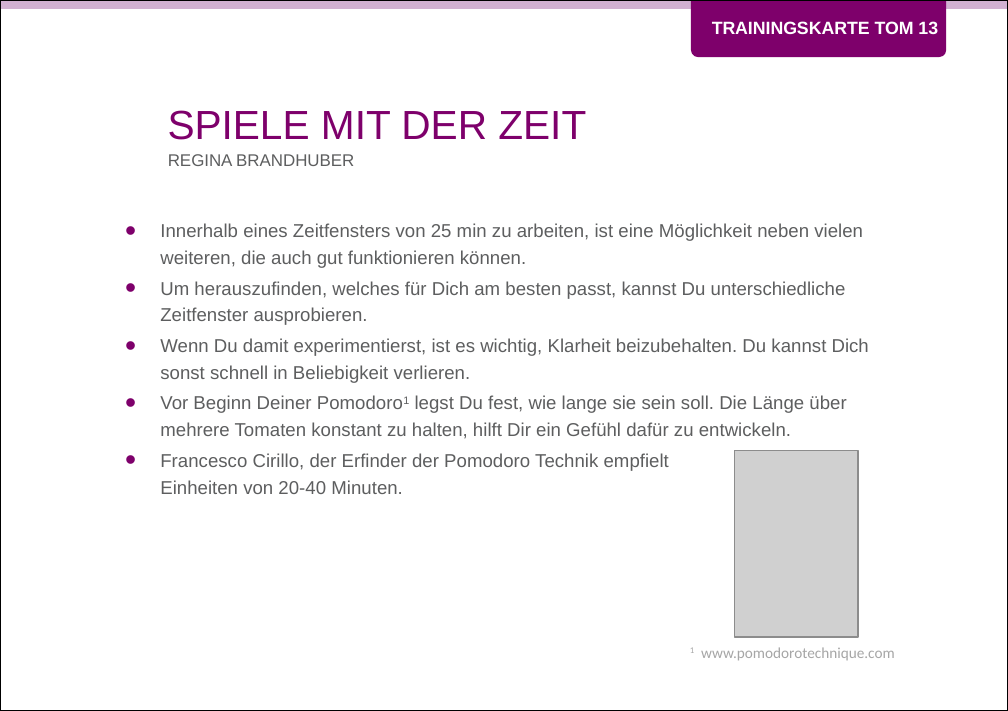
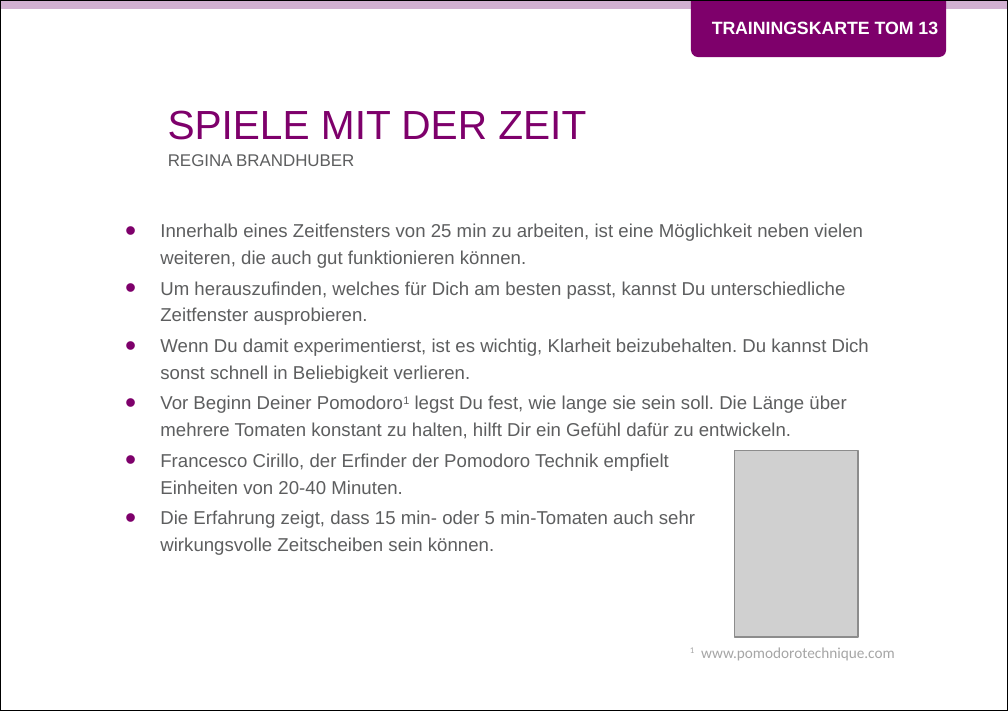
Before and after one commit to Teamtool/training-materials, a slide deck: slide 1 of training-cards/music moves/Tomatoes (TOM)/ger/apprentice/ger_TOM_13_Spiele_mit_der_Zeit_MM_A.pptx. Drawn at 1008x711 pixels with LibreOffice and Linux fonts; fonts in the diff are those of the drawing; grey boxes stand for pictures; background and template pictures are left out. Boxes give left, top, right and bottom in pixels: in the first picture for what was removed or moved away, otherwise in the second. Text is boxed around its words. In the diff, an @@ line names an element or a change of style, - is before the commit and + after.

```diff
--- a/training-cards/music moves/Tomatoes (TOM)/ger/apprentice/ger_TOM_13_Spiele_mit_der_Zeit_MM_A.pptx
+++ b/training-cards/music moves/Tomatoes (TOM)/ger/apprentice/ger_TOM_13_Spiele_mit_der_Zeit_MM_A.pptx
@@ text at <box>160,510,695,555</box>: paragraph added @@
+• Die Erfahrung zeigt, dass 15 min- oder 5 min-Tomaten auch sehr
+  wirkungsvolle Zeitscheiben sein können.
```
Also in this commit, not shown: 1 other file.
